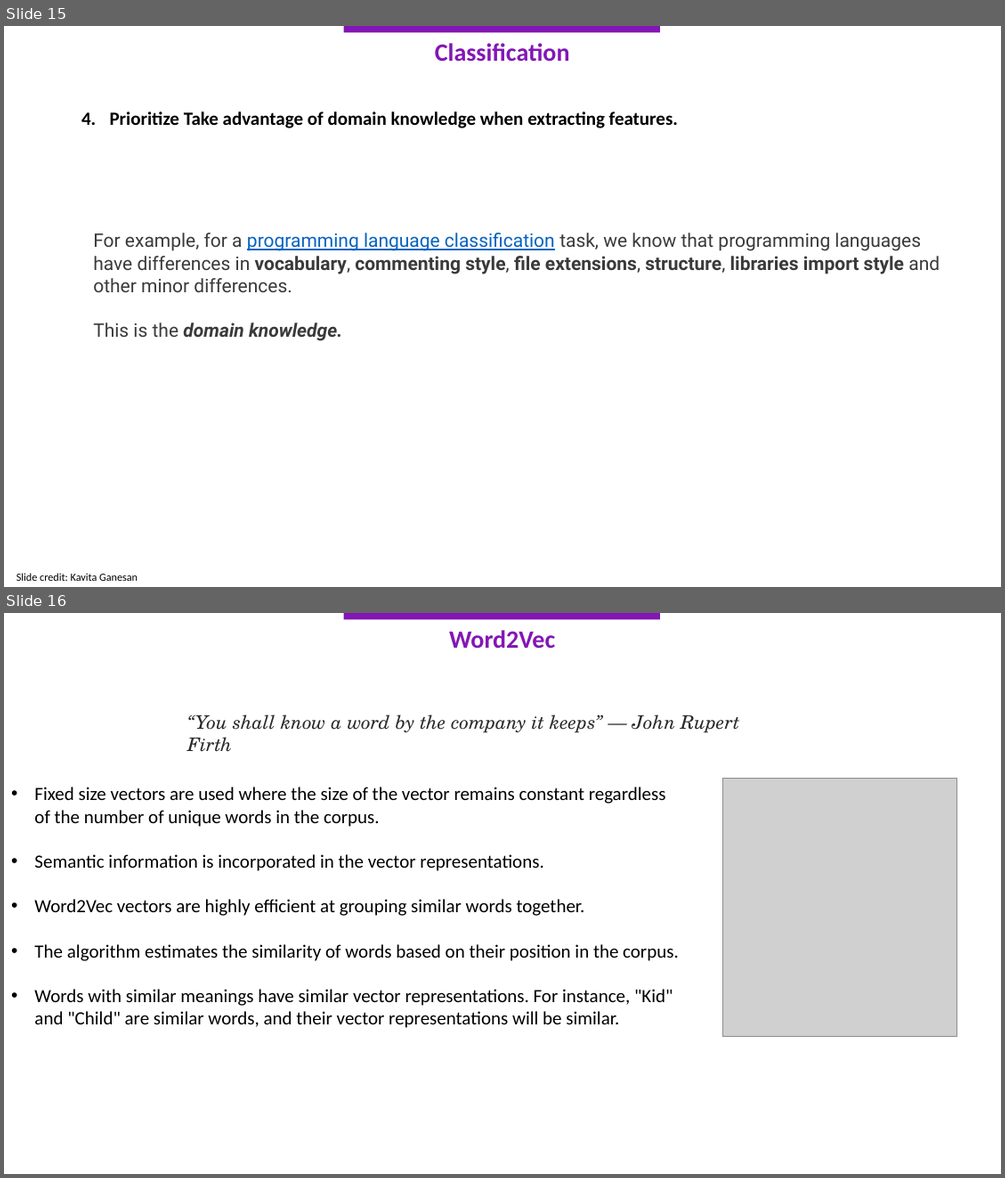
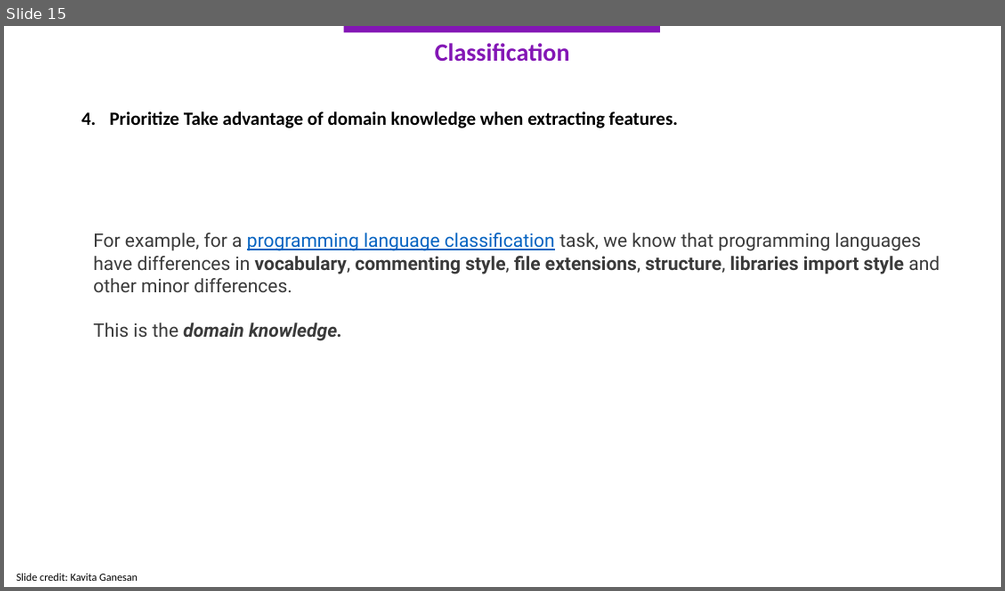
Before and after one commit to kemalcankara/anlp2023_guz, a slide deck: Slides/3.KRY-ANLP_1Kasim.pptx. Shown one above the other, each under a label of ours: slides 15 and 16 before the commit, slide 15 after it. The pictures are 1005x1178 and 1005x591 pixels, drawn with LibreOffice and Linux fonts; fonts in the diff are those of the drawing; grey boxes stand for pictures. Boxes give left, top, right and bottom in pixels: in the first picture for what was removed or moved away, otherwise in the second. Text is boxed around its words. In the diff, an @@ line names an element or a change of style, - is before the commit and + after.

```diff
--- a/Slides/3.KRY-ANLP_1Kasim.pptx
+++ b/Slides/3.KRY-ANLP_1Kasim.pptx
@@ slide 16 removed at (4,613,1001,1174), background #FFFFFF @@
@@ rectangle removed at (343,613,660,620) @@
@@ text removed at (449,630,555,649) @@
-Word2Vec
@@ text removed at (187,714,739,733) @@
-“You shall know a word by the company it keeps” — John Rupert Firth
@@ text removed at (34,787,679,1028) @@
-• Fixed size vectors are used where the size of the vector remains constant regardless of the number of unique words in the corpus.
-• Semantic information is incorporated in the vector representations.
-• Word2Vec vectors are highly efficient at grouping similar words together.
-• The algorithm estimates the similarity of words based on their position in the corpus.
-• Words with similar meanings have similar vector representations. For instance, "Kid" and "Child" are similar words, and their vector representations will be similar.
@@ picture removed at (722,779,956,1037) @@
```
Also in this commit, not shown: 2 slides changed, 4 other slides removed, 1 other file.
